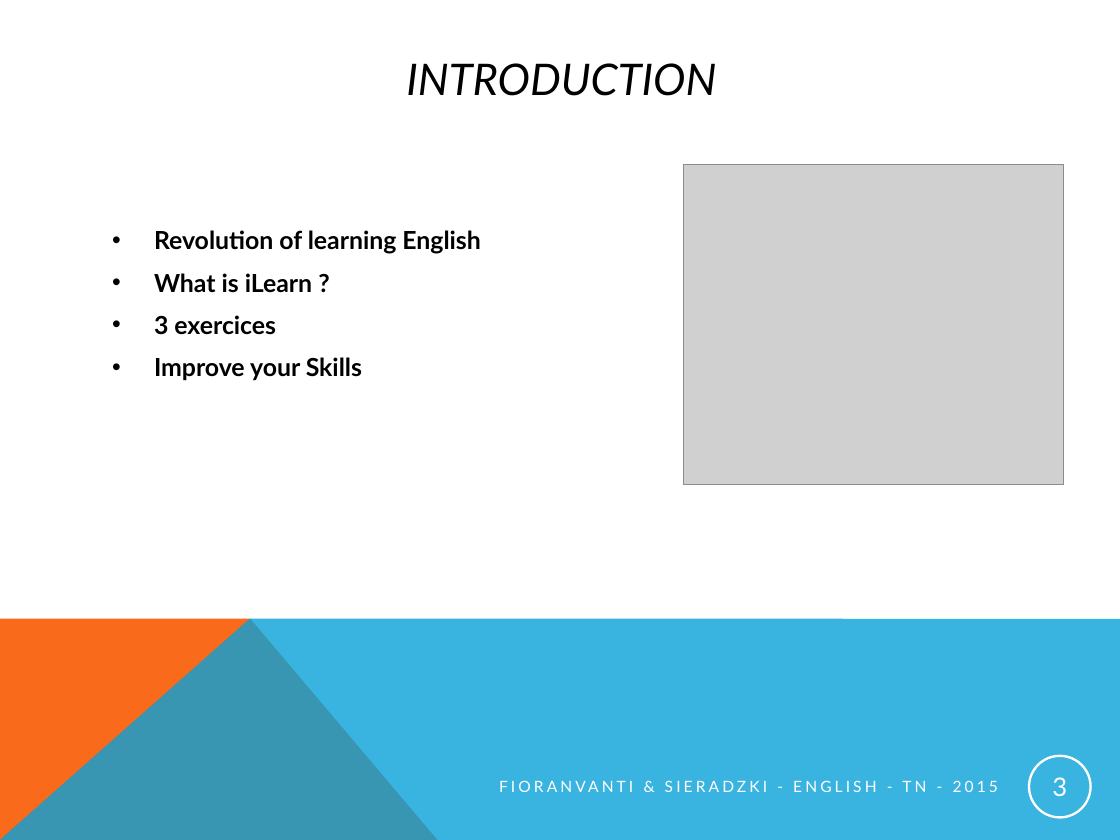
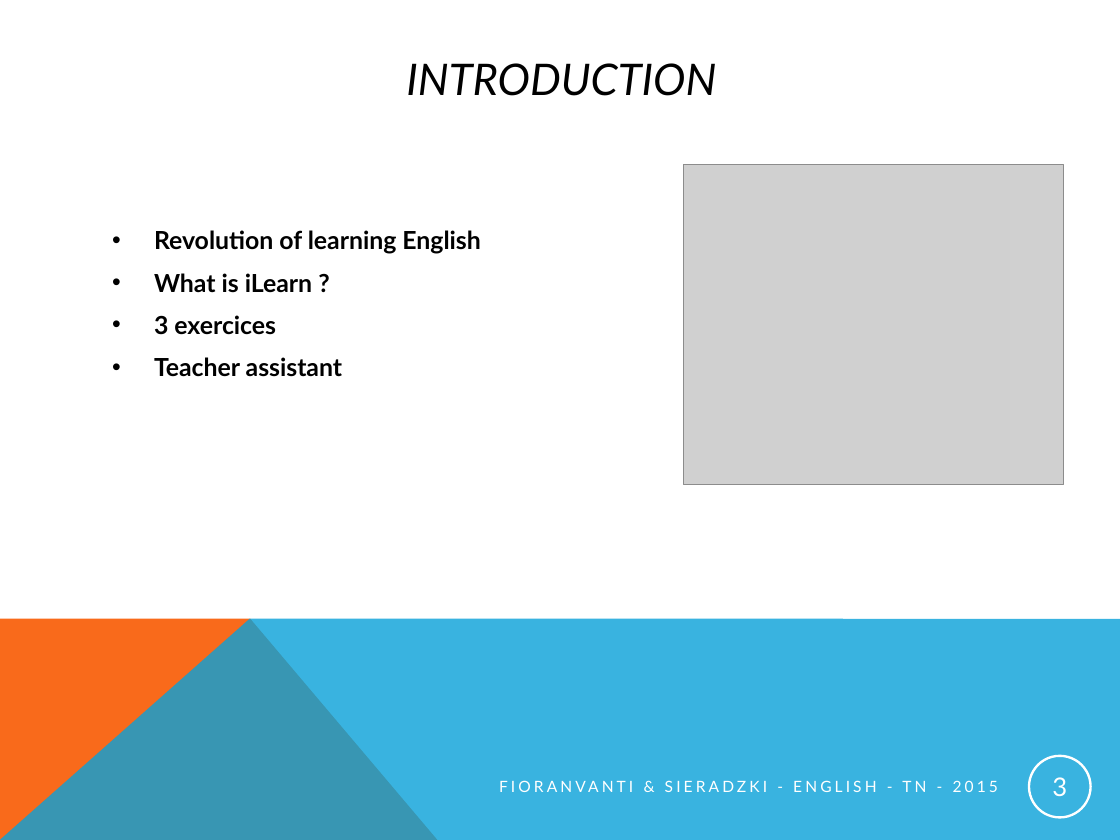
Before and after one commit to pINKmUNster/Projet_Anglais, a slide deck: slide 3 of English_presentation_project.pptx. Drawn at 1120x840 pixels with LibreOffice and Linux fonts; fonts in the diff are those of the drawing; grey boxes stand for pictures. Boxes give left, top, right and bottom in pixels: in the first picture for what was removed or moved away, otherwise in the second. Text is boxed around its words. In the diff, an @@ line names an element or a change of style, - is before the commit and + after.

```diff
--- a/English_presentation_project.pptx
+++ b/English_presentation_project.pptx
@@ text at box(154, 357, 342, 377): text changed @@
-• Improve your Skills
+• Teacher assistant
```
Also in this commit, not shown: 4 other slides changed, 2 other files.
